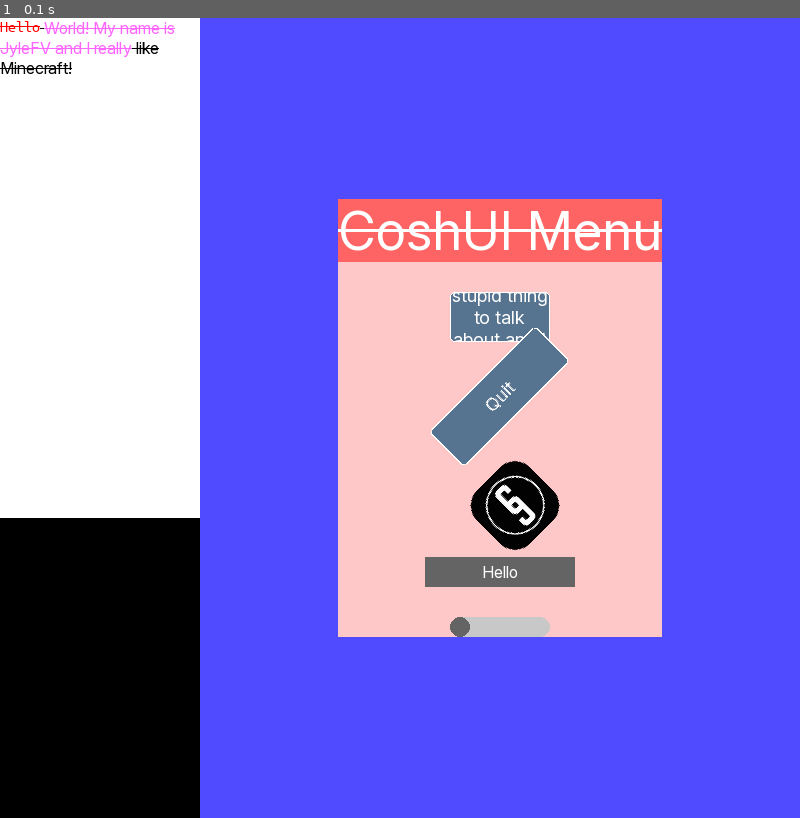
Above: before the commit, frame 1.
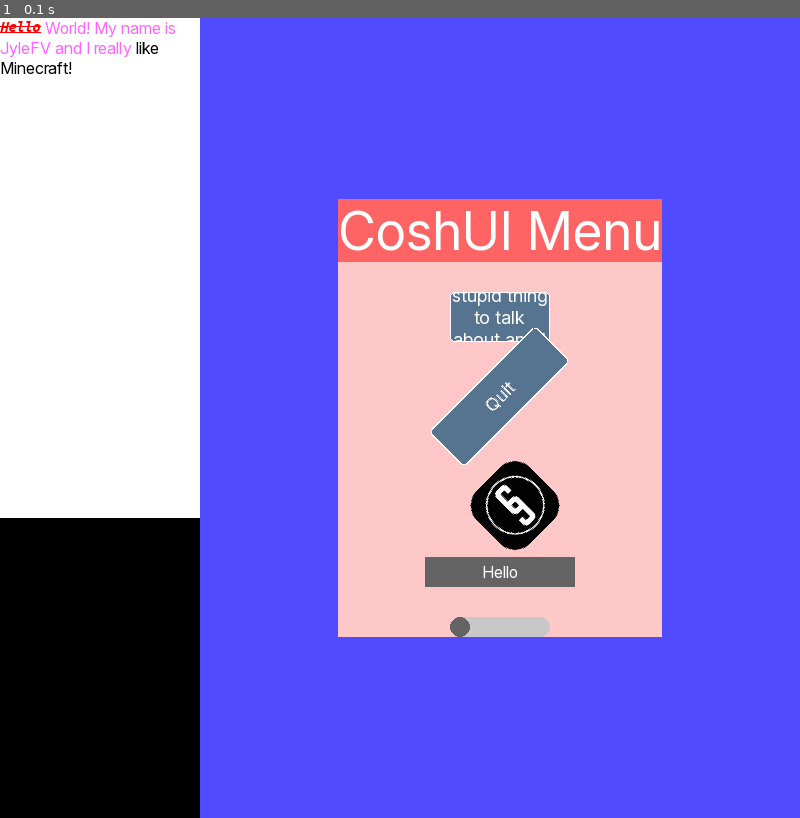
Above: after the commit, the same moment.

Repository: JyleFV/CoshUI
Game: pygame game, started from examples/example_pygame.py
Same seed, same stepped clock (60 frames per second), same inputs: the game is played once before the commit and once after it.
Inputs:
- Up to frame 1 (0.1 s): no input

The runs differ from the first frame. In frame 1, 0.3% of the frame differs, in the area x 0-83%, y 0-27%.

Commit message:
Finished bold and italic integrations with changes to add_font()

Diff:
--- a/examples/example_moderngl_mglw.py
+++ b/examples/example_moderngl_mglw.py
@@ -27,9 +27,10 @@
         self.ctx.clear(0.1, 0.1, 0.1)
 
         with cui.CoshUIRenderer(self.coshui_backend):
+            cui.RichLabel(id="first_rich", text="[red font=UbuntuMono font_size=52 bold italic strikethrough underline]Hello[/][color=(255, 100, 255)] World! My name is JyleFV and I really[/] like Minecraft!", text_color=(0, 0, 0), text_align=cui.TEXT_ALIGN_TOP, text_justify=cui.TEXT_JUSTIFY_LEFT, width=200, height=500, text_overflow=cui.TEXT_WRAP, style=cui.CoshStyling(background_color=(255, 255, 255)))
             with cui.Container(id="container_1", width=cui.FILL, height=cui.FILL, style=cui.CoshStyling(background_color=(80, 75, 255)), align=cui.ALIGN_CENTER, justify=cui.JUSTIFY_CENTER):
-                with cui.Container(id="main_container", direction=cui.COLUMN, align=cui.ALIGN_CENTER, justify=cui.JUSTIFY_CENTER, gap=15, style=cui.CoshStyling(background_color=(255, 200, 200))):
-                    cui.Label(id="main_label", text="CoshUI Menu", font_size=52)
+                with cui.Container(id="main_container", direction=cui.COLUMN, align=cui.ALIGN_CENTER, justify=cui.JUSTIFY_CENTER, gap=30, style=cui.CoshStyling(background_color=(255, 200, 200))):
+                    cui.Label(id="main_label", bold=True, text="CoshUI Menu", font_size=52, style=cui.CoshStyling(background_color=(255, 100, 100)))
                     cui.Button(id="settings_button", text="Settings is a stupid thing to talk about and I don't like it", text_overflow=cui.TEXT_WRAP, height=50, text_justify=cui.TEXT_JUSTIFY_CENTER)
                     cui.Button(id="quit_button", text="Quit", height=50, width=150, style=cui.CoshStyling(transform_rotation=45.0))
                     cui.Image(id="test_image", src="assets/image.png", width=75, height=75, style=cui.CoshStyling(transform_rotation=45.0))
--- a/examples/example_pygame.py
+++ b/examples/example_pygame.py
@@ -24,10 +24,10 @@
         screen.fill(BLACK)
 
         with cui.CoshUIRenderer(cui.PygameBackend(screen), cui.DEBUG):
-            cui.RichLabel(id="first_rich", strikethrough=True, text="[red font=Ubuntu]Hello[/] [color=(255, 100, 255)]World! My name is JyleFV and I really[/] …(216 unchanged characters)…
+            cui.RichLabel(id="first_rich", text="[red font=Ubuntu bold italic strikethrough underline]Hello[/][color=(255, 100, 255)] World! My name is JyleFV and I really[/] …(216 unchanged characters)…
             with cui.Container(id="container_1", width=cui.FILL, height=cui.FILL, style=cui.CoshStyling(background_color=(80, 75, 255)), align=cui.ALIGN_CENTER, justify=cui.JUSTIFY_CENTER):
                 with cui.Container(id="main_container", direction=cui.COLUMN, align=cui.ALIGN_CENTER, justify=cui.JUSTIFY_CENTER, gap=30, style=cui.CoshStyling(background_color=(255, 200, 200))):
-                    cui.Label(id="main_label", text="CoshUI Menu", strikethrough=True, font_size=52, style=cui.CoshStyling(background_color=(255, 100, 100)))
+                    cui.Label(id="main_label", text="CoshUI Menu", font_size=52, style=cui.CoshStyling(background_color=(255, 100, 100)))
                     cui.Button(id="settings_button", text="Settings is a stupid thing to talk about and I don't like it", text_overflow=cui.TEXT_WRAP, height=50, text_justify=cui.TEXT_JUSTIFY_CENTER)
                     cui.Button(id="quit_button", text="Quit", height=50, width=150, style=cui.CoshStyling(transform_rotation=45.0))
                     cui.Image(id="test_image", src="assets/image.png", width=75, height=75, style=cui.CoshStyling(transform_rotation=45.0))
--- a/examples/example_pyopengl_glfw.py
+++ b/examples/example_pyopengl_glfw.py
@@ -19,12 +19,13 @@
         glClear(GL_COLOR_BUFFER_BIT | GL_DEPTH_BUFFER_BIT)
 
         with cui.CoshUIRenderer(backend, cui.DEBUG):
-            with cui.Container(id="root_container", width=cui.FILL, height=cui.FILL, align=cui.ALIGN_CENTER, justify=cui.JUSTIFY_CENTER, style=cui.CoshStyling(background_color=(100, 100, 255))):
-                cui.RichLabel(id="first_rich", strikethrough=True, underline=True,
-                            text="[red font=Ubuntu font_size=52 strikethrough]Hello[/] [color=(100, 100, 255)]World! My name is JyleFV and I really[/] like Minecraft!",
-                            text_color=(0, 0, 0), text_align=cui.TEXT_ALIGN_TOP, text_justify=cui.TEXT_JUSTIFY_CENTER, width=200, height=200, text_overflow=cui.TEXT_WRAP,
-                            style=cui.CoshStyling(background_color=(255, 255, 255))
-                )
+            cui.RichLabel(id="first_rich", text="[red font=Ubuntu font_size=52 bold italic strikethrough underline]Hello[/][color=(255, 100, 255)] World! My name is JyleFV and I really[/] like Minecraft!", text_color=(0, 0, 0), text_align=cui.TEXT_ALIGN_TOP, text_justify=cui.TEXT_JUSTIFY_LEFT, width=200, height=500, text_overflow=cui.TEXT_WRAP, style=cui.CoshStyling(background_color=(255, 255, 255)))
+            with cui.Container(id="container_1", width=cui.FILL, height=cui.FILL, style=cui.CoshStyling(background_color=(80, 75, 255)), align=cui.ALIGN_CENTER, justify=cui.JUSTIFY_CENTER):
+                with cui.Container(id="main_container", direction=cui.COLUMN, align=cui.ALIGN_CENTER, justify=cui.JUSTIFY_CENTER, gap=30, style=cui.CoshStyling(background_color=(255, 200, 200))):
+                    cui.Label(id="main_label", bold=True, italic=True, text="CoshUI Menu", font_size=52, style=cui.CoshStyling(background_color=(255, 100, 100)))
+                    cui.Button(id="settings_button", text="Settings is a stupid thing to talk about and I don't like it", text_overflow=cui.TEXT_WRAP, height=50, text_justify=cui.TEXT_JUSTIFY_CENTER)
+                    cui.Button(id="quit_button", text="Quit", height=50, width=150, style=cui.CoshStyling(transform_rotation=45.0))
+                    cui.Image(id="test_image", src="assets/image.png", width=75, height=75, style=cui.CoshStyling(transform_rotation=45.0))
 
         glfw.swap_buffers(window)
         glfw.poll_events()
--- a/examples/example_raylib.py
+++ b/examples/example_raylib.py
@@ -15,12 +15,12 @@
         rl.clear_background(rl.BLACK)
 
         with cui.CoshUIRenderer(cui.RaylibBackend(), cui.DEBUG):
-            cui.RichLabel(id="first_rich", strikethrough=True, text="[red font=Ubuntu font_size=52]Hello[/] [color=(100, 100, 255)]World! My name is JyleFV and I really[/] …(216 unchanged characters)…
+            cui.RichLabel(id="first_rich", text="[red font=Ubuntu font_size=52 bold italic strikethrough underline]Hello[/][color=(255, 100, 255)] World! My name is JyleFV and I really[/] …(216 unchanged characters)…
             with cui.Container(id="container_1", width=cui.FILL, height=cui.FILL, style=cui.CoshStyling(background_color=(80, 75, 255)), align=cui.ALIGN_CENTER, justify=cui.JUSTIFY_CENTER):
-                with cui.Container(id="main_container", direction=cui.COLUMN, align=cui.ALIGN_CENTER, justify=cui.JUSTIFY_CENTER, gap=15, style=cui.CoshStyling(background_color=(255, 200, 200))):
-                    cui.Label(id="main_label", text="CoshUI Menu", font_size=52)
+                with cui.Container(id="main_container", direction=cui.COLUMN, align=cui.ALIGN_CENTER, justify=cui.JUSTIFY_CENTER, gap=30, style=cui.CoshStyling(background_color=(255, 200, 200))):
+                    cui.Label(id="main_label", bold=True, text="CoshUI Menu", font_size=52, style=cui.CoshStyling(background_color=(255, 100, 100)))
                     cui.Button(id="settings_button", text="Settings is a stupid thing to talk about and I don't like it", text_overflow=cui.TEXT_WRAP, height=50, text_justify=cui.TEXT_JUSTIFY_CENTER)
-                    cui.Button(id="quit_button", font_size=32, text_justify=cui.TEXT_JUSTIFY_LEFT, text="Quit", height=50, width=150, style=cui.CoshStyling(transform_rotation=45.0))
+                    cui.Button(id="quit_button", text="Quit", height=50, width=150, style=cui.CoshStyling(transform_rotation=45.0))
                     cui.Image(id="test_image", src="assets/image.png", width=75, height=75, style=cui.CoshStyling(transform_rotation=45.0))
 
         rl.end_drawing()
@@ -38,7 +38,7 @@
             cui.animate("transform_rotation", "first_rich", 45.0, 0.5, "ease_in")
 
         if cui.get_signal("quit_button", cui.RELEASED):
-            break;
+            break
 
     rl.close_window()
 
--- a/src/coshui/node_definitions.py
+++ b/src/coshui/node_definitions.py
@@ -5,7 +5,7 @@
 from .state import CoshUI
 from .cui_error import CoshUIError, warn
 from .lifecycle import CoshLifecycle
-from .utility import create_single_text_data
+from .utility import create_single_text_data, resolve_font_variant
 from ._defaults import ENGINE_DEFAULTS
 
 @dataclass
@@ -121,7 +121,7 @@
     def __post_init__(self):
         super().__post_init__()
 
-        self.font = CoshUI._font_library.get(self.font) if self.font is not None else CoshUI._default_font
+        self.font = resolve_font_variant(CoshUI._font_library.get(self.font, None), self.bold, self.italic, self.font)
         self.font_size = self.font_size if self.font_size is not None else ENGINE_DEFAULTS["font_size"]
         self.text_data = create_single_text_data(
             self.text, self.text_align,
--- a/src/coshui/state.py
+++ b/src/coshui/state.py
@@ -24,9 +24,24 @@
             dropdown={ "width" : 150, "height" : 30, "background_color" : (100, 100, 100) }
         )
 
-COURIER = os.path.join(os.path.dirname(__file__), "assets", "fonts", "CourierPrime.ttf")
-INTER = os.path.join(os.path.dirname(__file__), "assets", "fonts", "Inter.ttf")
-UBUNTUMONO = os.path.join(os.path.dirname(__file__), "assets", "fonts", "UbuntuMono.ttf")
+COURIER = {
+    "base_font" : os.path.join(os.path.dirname(__file__), "assets", "fonts", "CourierPrime.ttf"),
+    "bold" : os.path.join(os.path.dirname(__file__), "assets", "fonts", "CourierPrime-Bold.ttf"),
+    "italic" : os.path.join(os.path.dirname(__file__), "assets", "fonts", "CourierPrime-Italic.ttf"),
+    "bold_italic" : os.path.join(os.path.dirname(__file__), "assets", "fonts", "CourierPrime-BoldItalic.ttf")
+}
+INTER = {
+    "base_font" : os.path.join(os.path.dirname(__file__), "assets", "fonts", "Inter.ttf"),
+    "bold" : os.path.join(os.path.dirname(__file__), "assets", "fonts", "Inter-Bold.ttf"),
+    "italic" : os.path.join(os.path.dirname(__file__), "assets", "fonts", "Inter-Italic.ttf"),
+    "bold_italic" : os.path.join(os.path.dirname(__file__), "assets", "fonts", "Inter-BoldItalic.ttf")
+}
+UBUNTUMONO = {
+    "base_font" : os.path.join(os.path.dirname(__file__), "assets", "fonts", "UbuntuMono.ttf"),
+    "bold" : os.path.join(os.path.dirname(__file__), "assets", "fonts", "UbuntuMono-Bold.ttf"),
+    "italic" : os.path.join(os.path.dirname(__file__), "assets", "fonts", "UbuntuMono-Italic.ttf"),
+    "bold_italic" : os.path.join(os.path.dirname(__file__), "assets", "fonts", "UbuntuMono-BoldItalic.ttf")
+}
 
 class CoshUI:
     #----------------  Lifecycle ----------------
@@ -39,7 +54,7 @@
     # ---------------- Render-related ----------------
     _font_library : dict = { "Courier" : COURIER, "Inter" : INTER, "Ubuntu" : UBUNTUMONO }
     _render_stack : list = []
-    _default_font : str = _font_library.get("Inter")
+    _default_font : str = "Inter"
     # ---------------- Composite Widgets ----------------
     _expander_registry : dict = {}
     # ---------------- Input & Event-related ----------------
--- a/src/coshui/text_engine.py
+++ b/src/coshui/text_engine.py
@@ -4,6 +4,7 @@
 from .state import CoshUI
 from .cui_error import CoshMLError
 from .types import TextData
+from .utility import resolve_font_variant
 
 # region Validators
 def validate_color(value: str) -> tuple:
@@ -17,8 +18,8 @@
 
     return parsed
 
-def validate_font(font : str):
-    validated_font = CoshUI._font_library.get(font, None)
+def validate_font(font : str, bold : bool, italic : bool):
+    validated_font = resolve_font_variant(CoshUI._font_library.get(font), bold, italic, font)
     if validated_font is None:
         raise CoshMLError(f"`{font}` is not a valid font.")
 
@@ -136,7 +137,7 @@
 
     return style
 
-def parse_coshml(text: str, text_color: tuple, font: str, font_size: int, letter_spacing : float, word_spacing : float, line_spacing : float, text_justify, text_align, text_overflow, color, strikethrough, underline) -> TextData:
+def parse_coshml(text: str, text_color: tuple, font: str, font_size: int, letter_spacing : float, word_spacing : float, line_spacing : float, text_justify, text_align, text_overflow, color, strikethrough, underline, bold, italic) -> TextData:
     tokens = tokenize(text)
     context = TextData(
         letter_spacing=letter_spacing, word_spacing=word_spacing,
@@ -145,7 +146,7 @@
         raw_text=text, default_color=color, default_font=font, default_font_size=font_size
     )
 
-    base_style = TextStyle(color=text_color, font=font, font_size=font_size, strikethrough=strikethrough, underline=underline)
+    base_style = TextStyle(color=text_color, font=font, font_size=font_size, strikethrough=strikethrough, underline=underline, bold=bold, italic=italic)
     style_stack = [base_style]
     full_text = ""
 
@@ -192,8 +193,10 @@
 
     # Font
     override_font = overrides.get("font", None)
+    override_bold = overrides.get("bold", current.bold)
+    override_italic = overrides.get("italic", current.italic)
     if override_font is not None:
-        font = TAGS["font"](override_font)
+        font = TAGS["font"](override_font, override_bold, override_italic)
     else:
         font = current.font
 
--- a/src/coshui/utility.py
+++ b/src/coshui/utility.py
@@ -4,9 +4,8 @@
 import os
 import math
 
-from .cui_error import CoshUIError
+from .cui_error import CoshUIError, warn
 from .state import CoshUI
-from .text_engine import TextRun
 from .types import *
 
 if TYPE_CHECKING:
@@ -35,21 +34,24 @@
 
 # ================ Fonts ================
 
-def add_font(name : str, base_path : str):
+def add_font(name : str, base_path : str, bold : str = None, italic : str = None, bold_italic : str = None):
     if not name or not base_path:
         raise CoshUIError("Please input a name or a path when adding fonts.")
 
-    if not os.path.isfile(base_path):
-        raise CoshUIError(f"Font path `{base_path}` does not exist or is not a file")
-
-    CoshUI._font_library[name] = os.path.abspath(base_path)
-
-def set_default_font(name : str):
-    try:
-        path = os.path.abspath(CoshUI._font_library[name])
-        CoshUI._default_font = CoshUI._font_library.get(name)
-    except KeyError:
-        raise CoshUIError("That font does not exist in the system. Please do add_font() before this function call with the name and path as arguments.") from None
+    variants = { "base_font" : base_path, "bold" : bold, "italic" : italic, "bold_italic" : bold_italic }
+
+    for variant, path in variants.items():
+        if path is not None and not os.path.isfile(path):
+            raise CoshUIError(f"Font path `{path}` for `{variant}` of `{name}` does not exist or is not a file.")
+
+    CoshUI._font_library[name] = { variant: (os.path.abspath(path) if path is not None else None) for variant, path in variants.items() }
+
+def set_default_font(name: str):
+    if name not in CoshUI._font_library:
+        close_match = difflib.get_close_matches(name, CoshUI._font_library.keys(), n=1)
+        raise CoshUIError(f"That font does not exist in the system. Please do add_font() before this function call with the name and path as arguments. Did you mean `{close_match[0] if close_match else 'Unknown'}`?")
+
+    CoshUI._default_font = name
 
 # ================ Fonts ================
 
@@ -179,6 +181,7 @@
     return (center_x + local_dx, center_y + local_dy)
 
 def create_single_text_data(text : str, text_align : CoshTextAlign, text_justify : CoshTextJustify, text_overflow : CoshTextOverflow, text_color : tuple, font_size : int, font : str, strikethrough : bool, underline : bool):
+    from .text_engine import TextRun
     text_data = TextData(text_align=text_align, text_justify=text_justify, text_overflow=text_overflow, default_color=text_color, default_font_size=font_size, default_font=font)
     text_data.text = text
     text_data.runs.append(TextRun(color=text_color, font_size=font_size, font=font, text=text, strikethrough=strikethrough, underline=underline))
@@ -245,3 +248,26 @@
     print(f"Node: {node.__class__.__name__} with node_id: {node.id}\n")
     for child in node.children:
         print_tree(child)
+
+def resolve_font_variant(font_entry, bold=False, italic=False, font_name=None):
+    if font_entry is None:
+        if font_name is not None:
+            warn(f"Requested font `{font_name}` but it doesn't seem to be an existing font. Falling back to the default.")
+
+        if bold and italic:
+            return CoshUI._font_library[CoshUI._default_font].get("bold_italic")
+        elif bold:
+            return CoshUI._font_library[CoshUI._default_font].get("bold")
+        elif italic:
+            return CoshUI._font_library[CoshUI._default_font].get("italic")
+        return CoshUI._font_library[CoshUI._default_font].get("base_font")
+
+    variant_key = "bold_italic" if (bold and italic) else "bold" if bold else "italic" if italic else None
+    if variant_key is None:
+        return font_entry["base_font"]
+
+    variant = font_entry.get(variant_key)
+    if variant is None:
+        warn(f"Requested `{variant_key}` variant for font `{font_name}` but it wasn't added with `add_font()`. Falling back to `base_font`.")
+        return font_entry["base_font"]
+    return variant
--- a/src/coshui/widgets.py
+++ b/src/coshui/widgets.py
@@ -5,7 +5,7 @@
 from dataclasses import dataclass
 
 from .types import *
-from .utility import Ref
+from .utility import Ref, resolve_font_variant
 from .state import CoshUI
 from .cui_error import CoshUIError, warn
 from .node_definitions import Element, TextNode, ParentNode
@@ -135,7 +135,7 @@
         # Skips TextNode straight to Element so we can bypass create_single_text_data()
         Element.__post_init__(self)
 
-        self.font = CoshUI._font_library.get(self.font) if self.font is not None else CoshUI._default_font
+        self.font = resolve_font_variant(CoshUI._font_library.get(self.font, None), self.bold, self.italic, self.font)
         self.font_size = self.font_size if self.font_size is not None else ENGINE_DEFAULTS["font_size"]
 
         current = {
@@ -158,7 +158,8 @@
                 self.font, self.font_size,
                 self.letter_spacing, self.word_spacing,
                 self.line_spacing, self.text_justify, self.text_align,
-                self.text_overflow, self.text_color, self.strikethrough, self.underline
+                self.text_overflow, self.text_color, self.strikethrough, self.underline,
+                self.bold, self.italic
             )
             CoshUI.set_state(self.id, "text_data", parsed_text)
             text = parsed_text
Binary file added: src/coshui/assets/fonts/CourierPrime-Bold.ttf
Binary file added: src/coshui/assets/fonts/CourierPrime-BoldItalic.ttf
Binary file added: src/coshui/assets/fonts/CourierPrime-Italic.ttf
Binary file added: src/coshui/assets/fonts/Inter-Bold.ttf
Binary file added: src/coshui/assets/fonts/Inter-BoldItalic.ttf
Binary file added: src/coshui/assets/fonts/Inter-Italic.ttf
Binary file added: src/coshui/assets/fonts/UbuntuMono-Bold.ttf
Binary file added: src/coshui/assets/fonts/UbuntuMono-BoldItalic.ttf
Binary file added: src/coshui/assets/fonts/UbuntuMono-Italic.ttf
Not shown, changed: CHANGELOG.md
